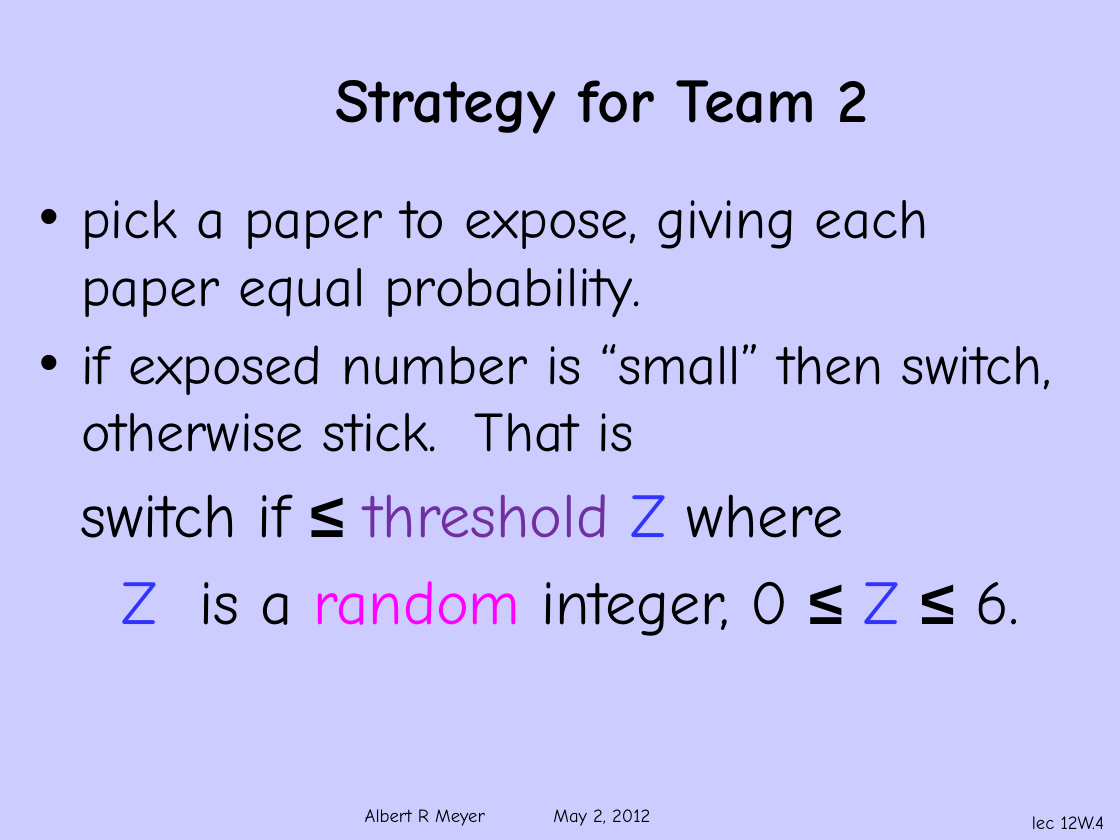
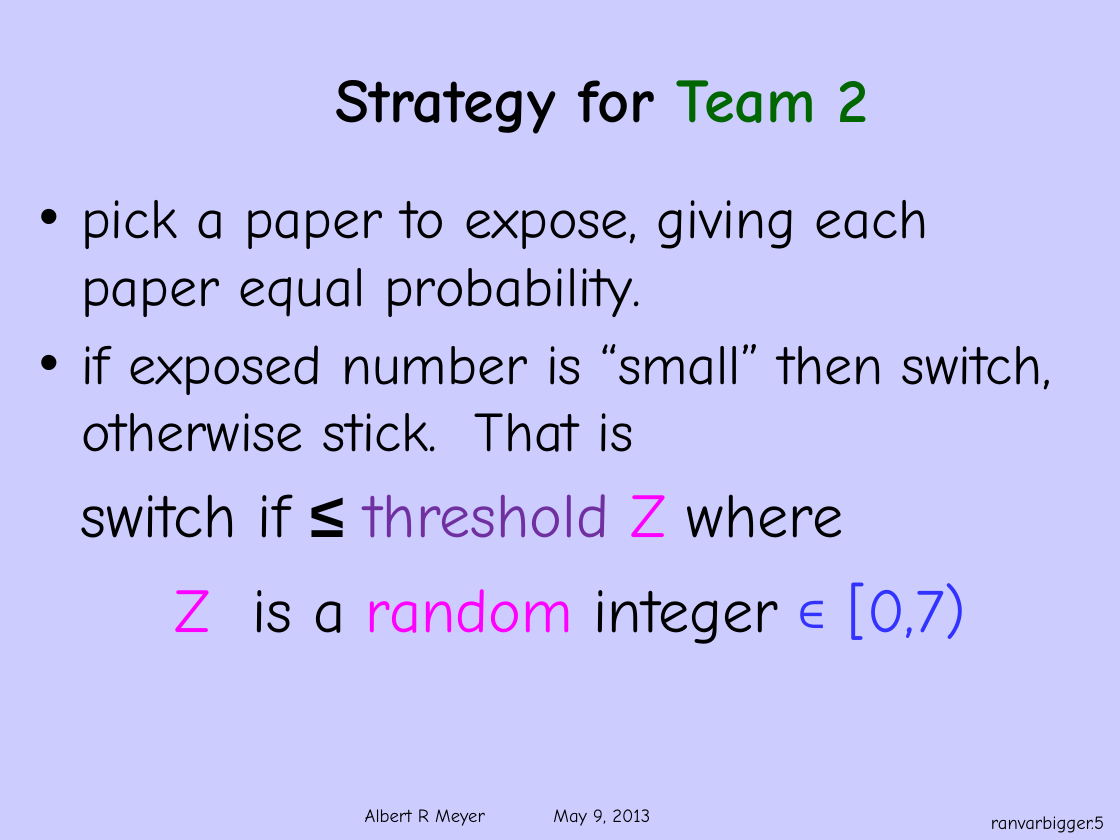
Before and after one commit to armeyer/mcs_web, a slide deck: slide 5 of spring13/slides13/ranvar-bigger-number.pptx (slide 4 before the commit). Drawn at 1120x840 pixels with LibreOffice and Linux fonts; fonts in the diff are those of the drawing; background and template pictures are left out. Boxes give left, top, right and bottom in pixels: in the first picture for what was removed or moved away, otherwise in the second. Text is boxed around its words. In the diff, an @@ line names an element or a change of style, - is before the commit and + after.

```diff
--- a/spring13/slides13/ranvar-bigger-number.pptx
+++ b/spring13/slides13/ranvar-bigger-number.pptx
@@ title "Strategy for Team 2" at [335, 80, 869, 134]: text colour #000000 to #006600 in "Team 2" @@
@@ text at [81, 494, 843, 538]: text colour #3333FF to #FF00FF in "Z" @@
@@ text at [175, 582, 966, 644]: text changed @@
-Z is a random integer, 0 ≤ Z ≤ 6.
+Z is a random integer ∊ [0,7)
@@ text at [365, 809, 650, 826]: text changed @@
-Albert R Meyer May 2, 2012
+Albert R Meyer May 9, 2013
@@ page number at [991, 816, 1104, 833]: text changed @@
-lec 12W.4
+ranvarbigger.5
```
Also in this commit, not shown: 12 other slides changed, 5 slides added, 1 other file.
